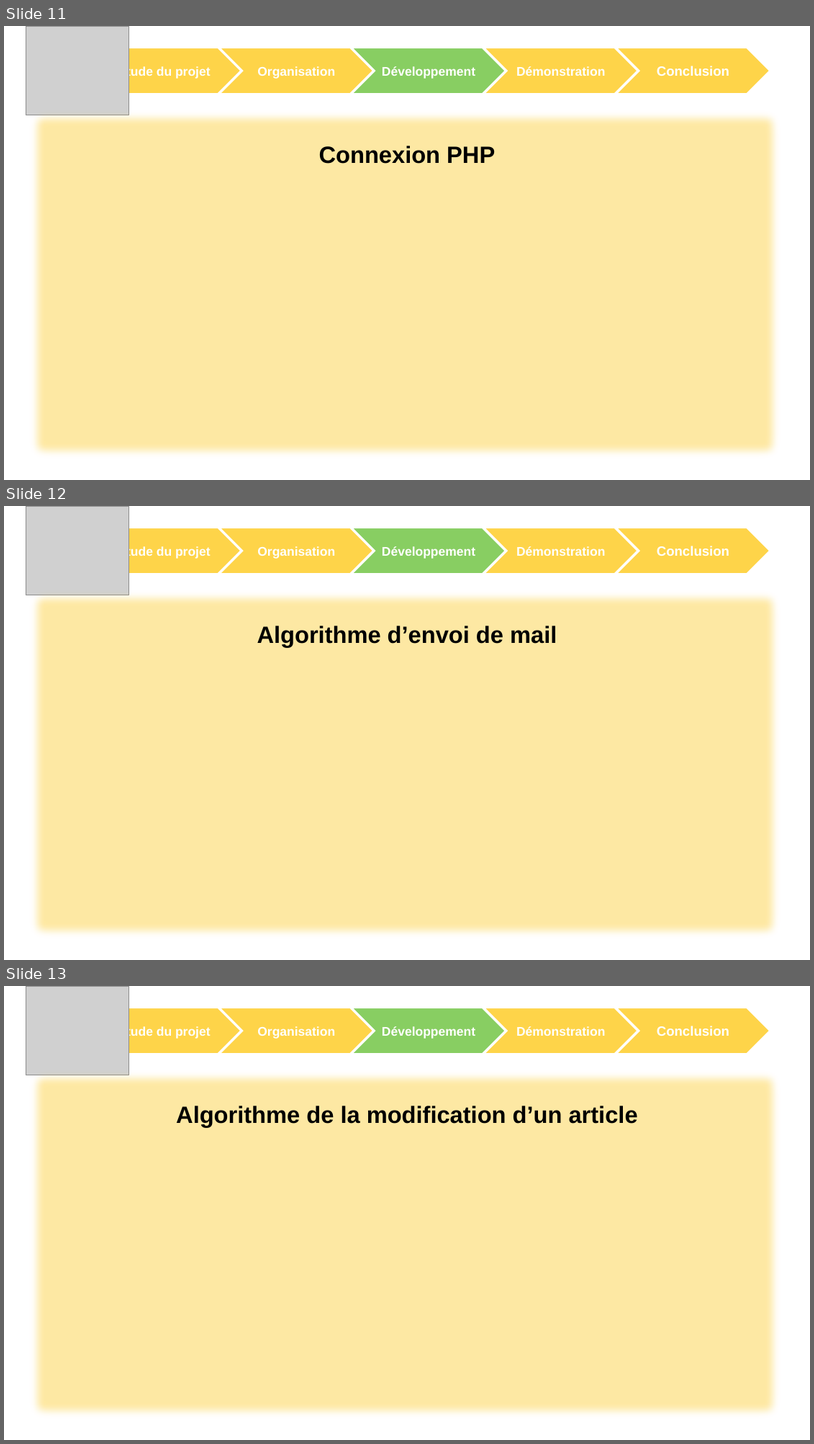
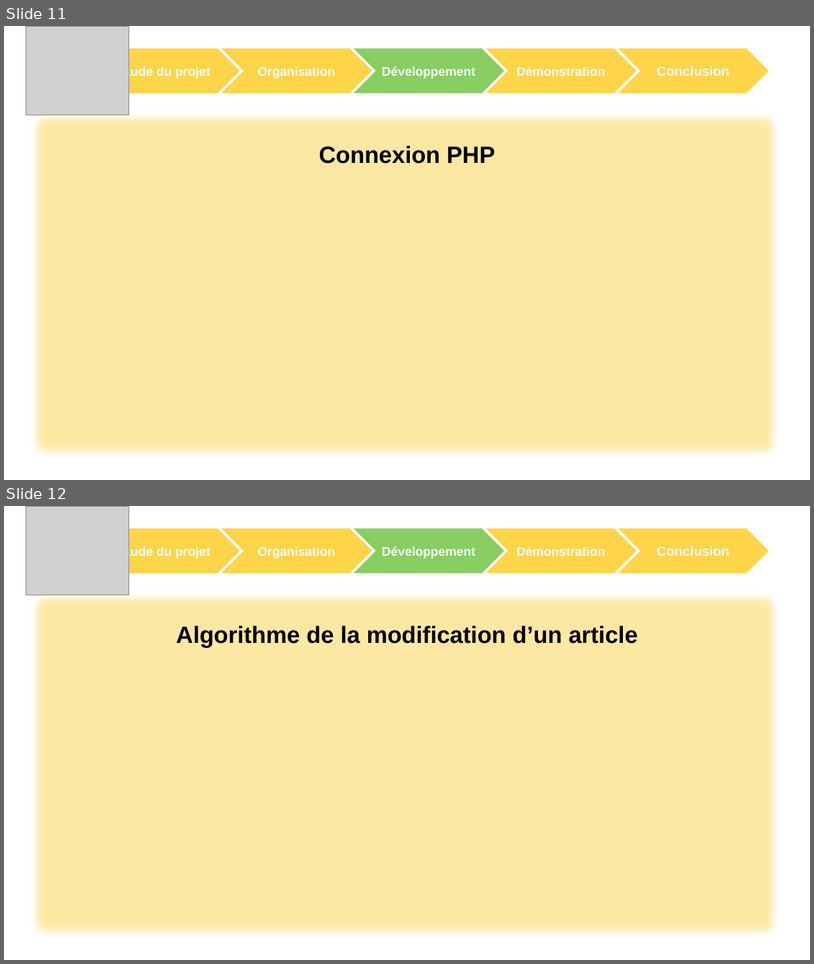
Before and after one commit to ChampemeDylan/UPOP, a slide deck: DIAPO.pptx. Shown one above the other, each under a label of ours: slides 11, 12 and 13 before the commit, slides 11 and 12 after it. The pictures are 814x1444 and 814x964 pixels, drawn with LibreOffice and Linux fonts; fonts in the diff are those of the drawing; grey boxes stand for pictures; background and template pictures are left out. Boxes give left, top, right and bottom in pixels: in the first picture for what was removed or moved away, otherwise in the second. Text is boxed around its words. In the diff, an @@ line names an element or a change of style, - is before the commit and + after.

```diff
--- a/DIAPO.pptx
+++ b/DIAPO.pptx
@@ slide 12 removed at (4,506,810,960), background picture (left out) @@
@@ group removed at (26,506,771,595): 5 chevrons, 1 picture @@
-Etude du projet
-Conclusion
-Organisation
-Développement
-Démonstration
@@ rectangle removed at (26,587,786,942) @@
@@ text removed at (257,626,557,647) @@
-Algorithme d’envoi de mail
@@ what was slide 13 is now slide 12 @@
```
Also in this commit, not shown: 1 other file.
